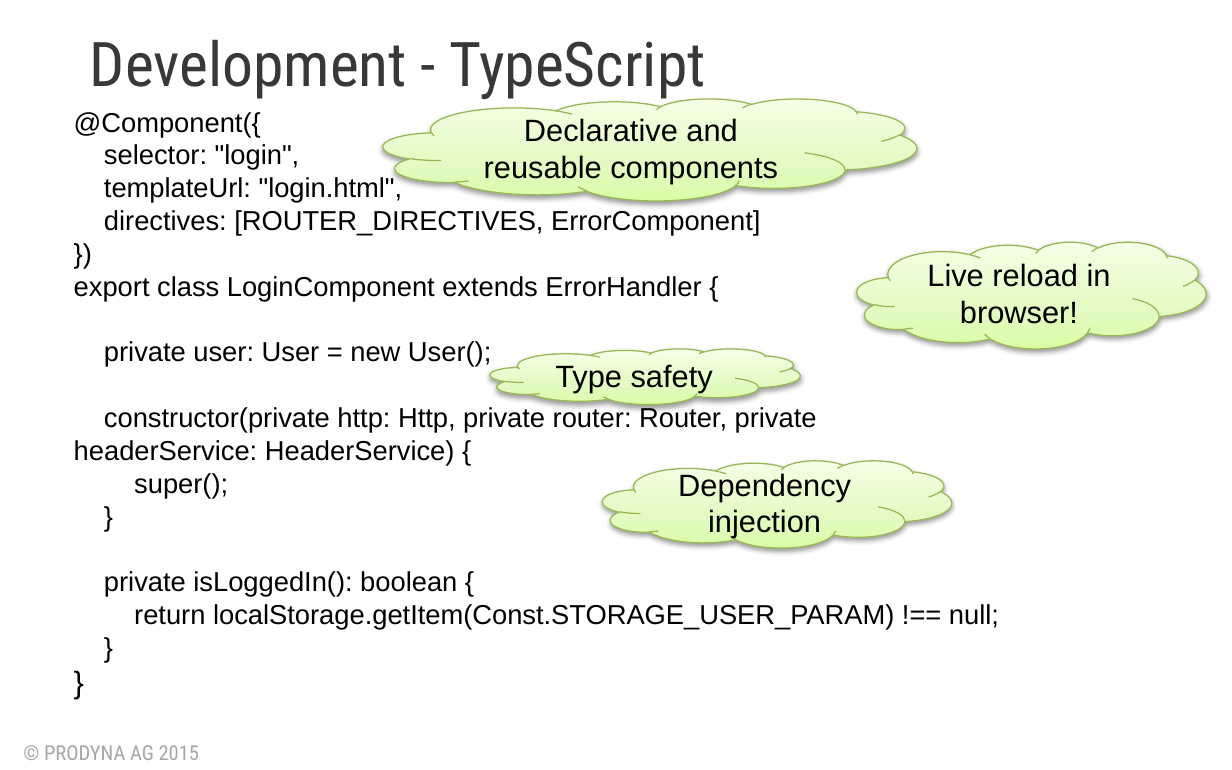
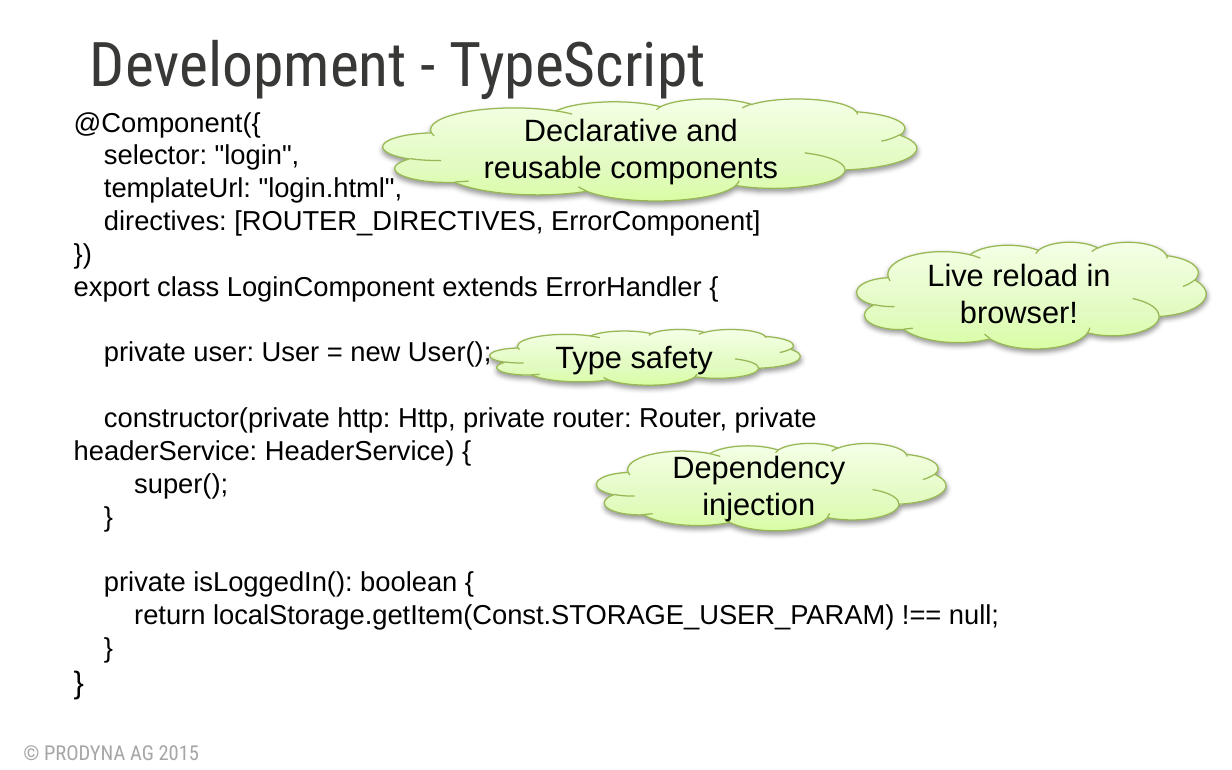
Before and after one commit to BGligorijevic/pac-slides, a slide deck: slide 12 of PAC-final-presentation.pptx. Drawn at 1232x770 pixels with LibreOffice and Linux fonts; fonts in the diff are those of the drawing; background and template pictures are left out. Boxes give left, top, right and bottom in pixels: in the first picture for what was removed or moved away, otherwise in the second. Text is boxed around its words. In the diff, an @@ line names an element or a change of style, - is before the commit and + after.

```diff
--- a/PAC-final-presentation.pptx
+++ b/PAC-final-presentation.pptx
@@ cloud "Type safety": place and size @@
-cloud "Type safety" at <box>490,349,801,404</box>
+cloud "Type safety" at <box>490,329,801,384</box>
@@ cloud "Dependency injection": place and size @@
-cloud "Dependency injection" at <box>602,461,951,548</box>
+cloud "Dependency injection" at <box>596,444,945,531</box>
```
Also in this commit, not shown: 9 other slides changed, 4 slides added.
